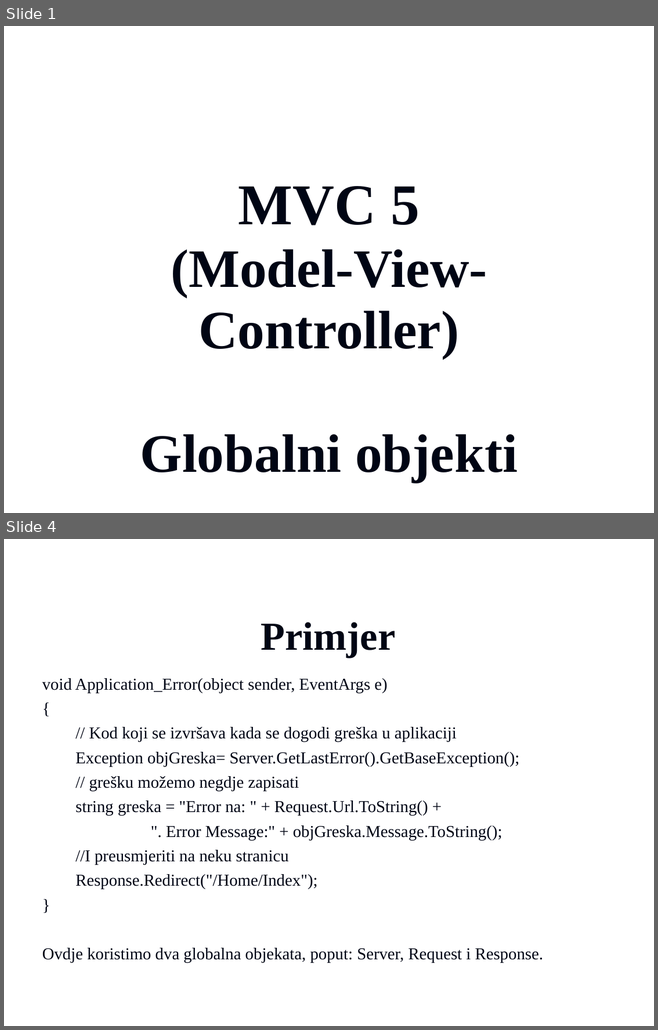
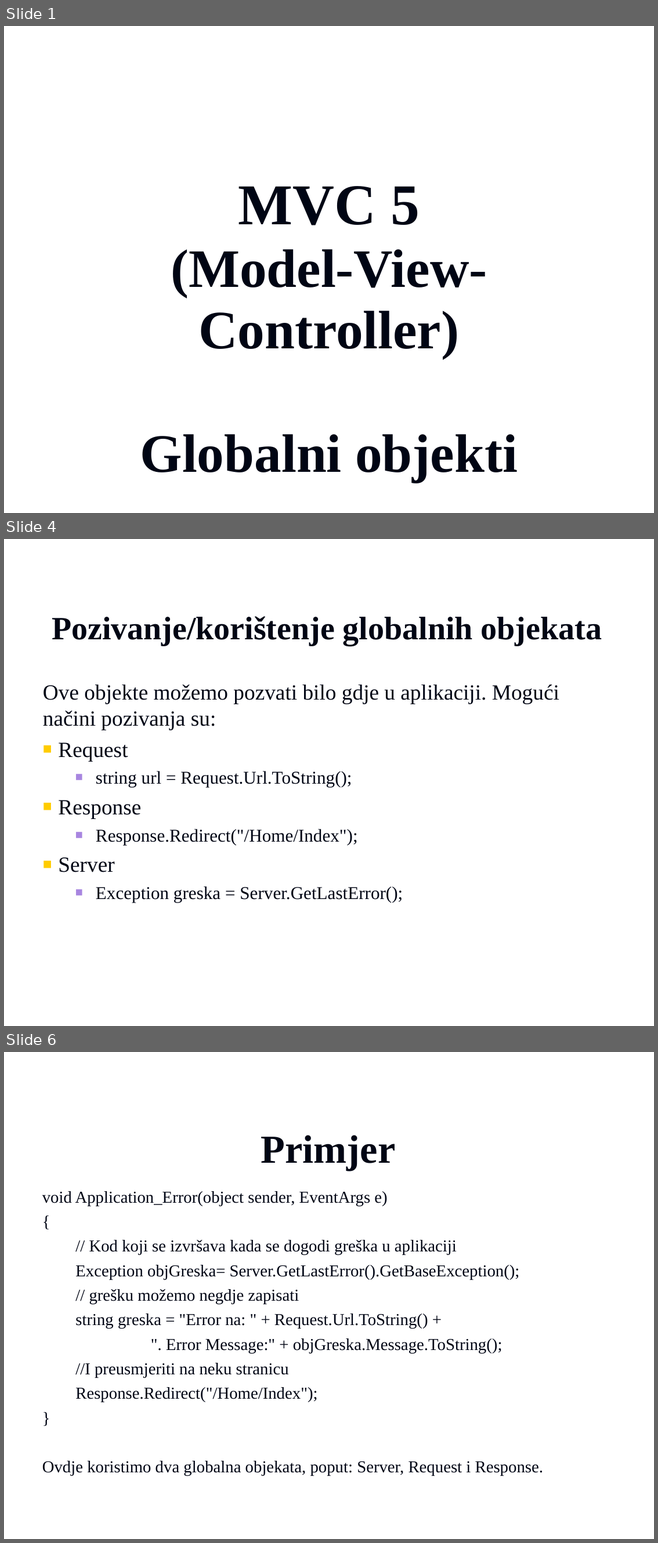
Before and after one commit to vzdesic/PZI, a slide deck: PPTs/14 MVC globalni objekti.ppt. Shown one above the other, each under a label of ours: slides 1 and 4 before the commit, slides 1, 4 and 6 after it; the slides between them are not shown. The pictures are 658x1030 and 658x1543 pixels, drawn with LibreOffice and Linux fonts; fonts in the diff are those of the drawing; background and template pictures are left out. Boxes give left, top, right and bottom in pixels: in the first picture for what was removed or moved away, otherwise in the second. Text is boxed around its words. In the diff, an @@ line names an element or a change of style, - is before the commit and + after.

Commit message:
Dorada globalnih objekata i zadataka
vzdesic

```diff
--- a/PPTs/14 MVC globalni objekti.ppt
+++ b/PPTs/14 MVC globalni objekti.ppt
@@ slide 4 added at (x1=4, y1=539, x2=654, y2=1026), background picture (left out) @@
@@ title added at (x1=52, y1=616, x2=601, y2=645), 36 pt, text #000514, bold @@
+Pozivanje/korištenje globalnih objekata
@@ text added at (x1=43, y1=685, x2=559, y2=903), 20 pt, text #000514 @@
+Ove objekte možemo pozvati bilo gdje u aplikaciji. Mogući načini pozivanja su:
+■ Request
+  ■ string url = Request.Url.ToString();
+■ Response
+  ■ Response.Redirect("/Home/Index");
+■ Server
+  ■ Exception greska = Server.GetLastError();
@@ what was slide 4 is now slide 6 @@
```
Also in this commit, not shown: 2 slides changed, 1 other slide added, 2 other files.
